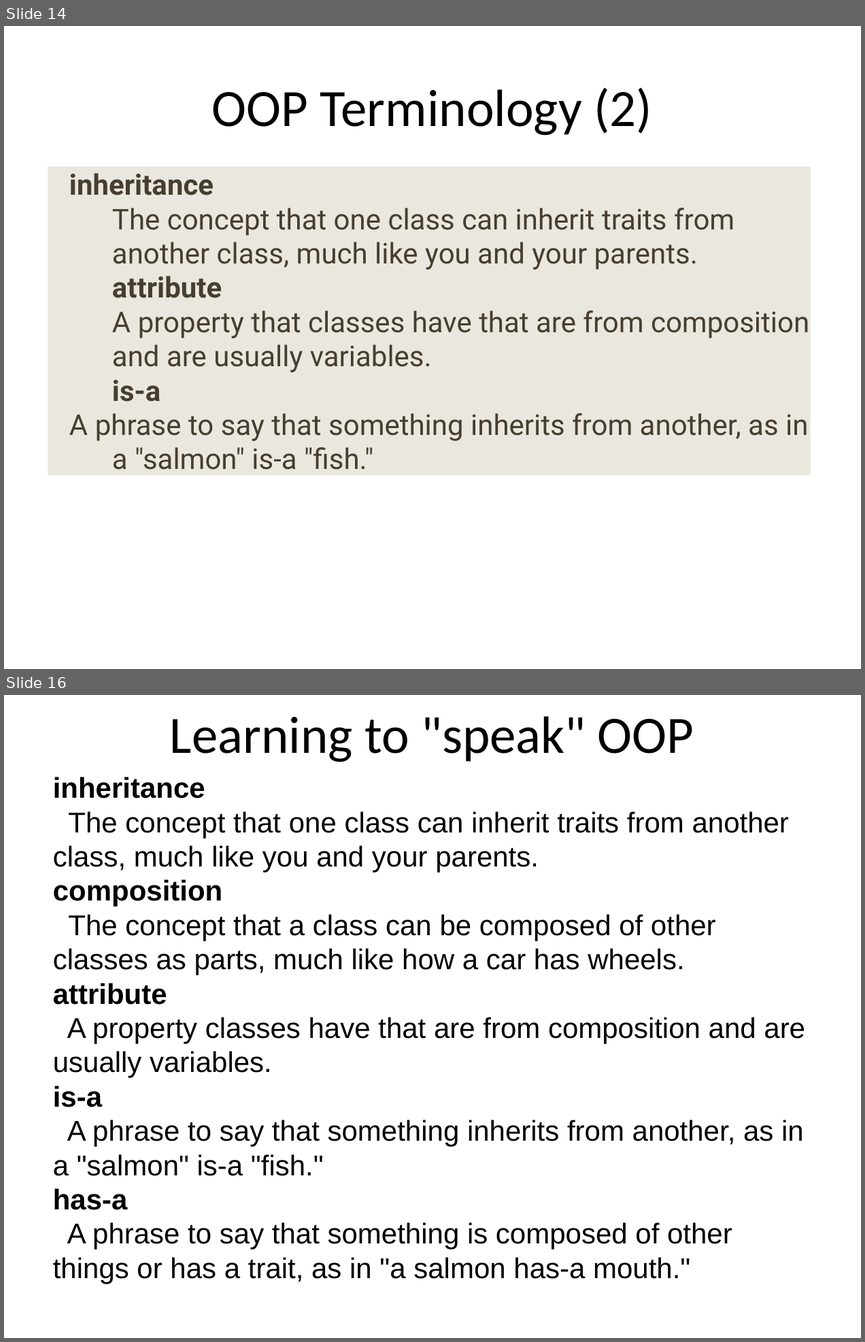
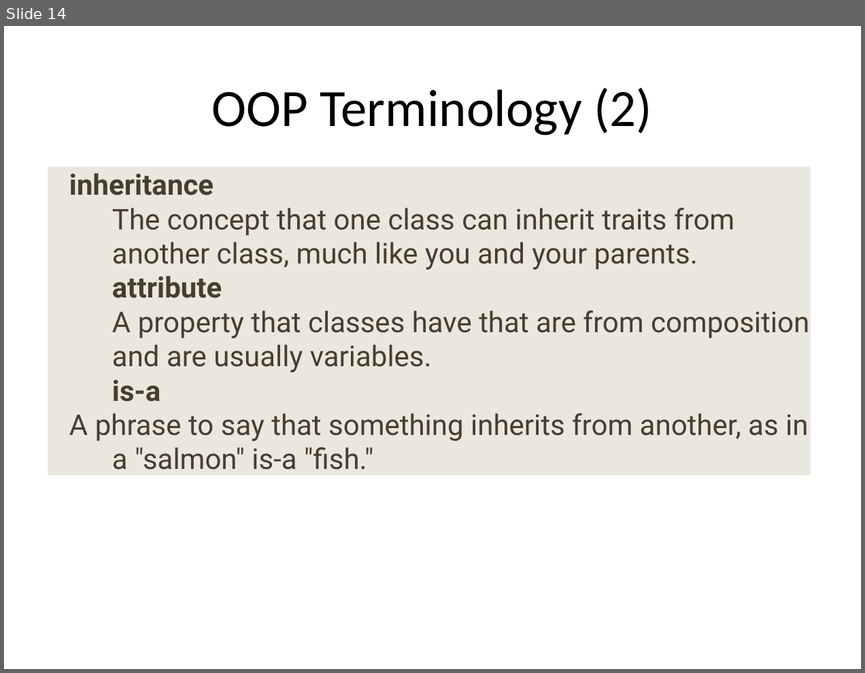
Before and after one commit to ncasuk/ncas-isc, a slide deck: python/presentations/learning_python/22_ceda-oop.ppt. Shown one above the other, each under a label of ours: slides 14 and 16 before the commit, slide 14 after it; the slides between them are not shown. The pictures are 865x1342 and 865x673 pixels, drawn with LibreOffice and Linux fonts; fonts in the diff are those of the drawing; background and template pictures are left out. Boxes give left, top, right and bottom in pixels: in the first picture for what was removed or moved away, otherwise in the second. Text is boxed around its words. In the diff, an @@ line names an element or a change of style, - is before the commit and + after.

```diff
--- a/python/presentations/learning_python/22_ceda-oop.ppt
+++ b/python/presentations/learning_python/22_ceda-oop.ppt
@@ slide 16 removed at (4, 695, 861, 1338), background #FFFFFF @@
@@ title removed at (170, 716, 694, 762) @@
-Learning to "speak" OOP
@@ text removed at (53, 777, 805, 1283) @@
-inheritance
-The concept that one class can inherit traits from another class, much like you and your parents.
-composition
-The concept that a class can be composed of other classes as parts, much like how a car has wheels.
-attribute
-A property classes have that are from composition and are usually variables.
-is-a
-A phrase to say that something inherits from another, as in a "salmon" is-a "fish."
-has-a
-A phrase to say that something is composed of other things or has a trait, as in "a salmon has-a mouth."
```
Also in this commit, not shown: 2 other slides removed, 12 other files.
